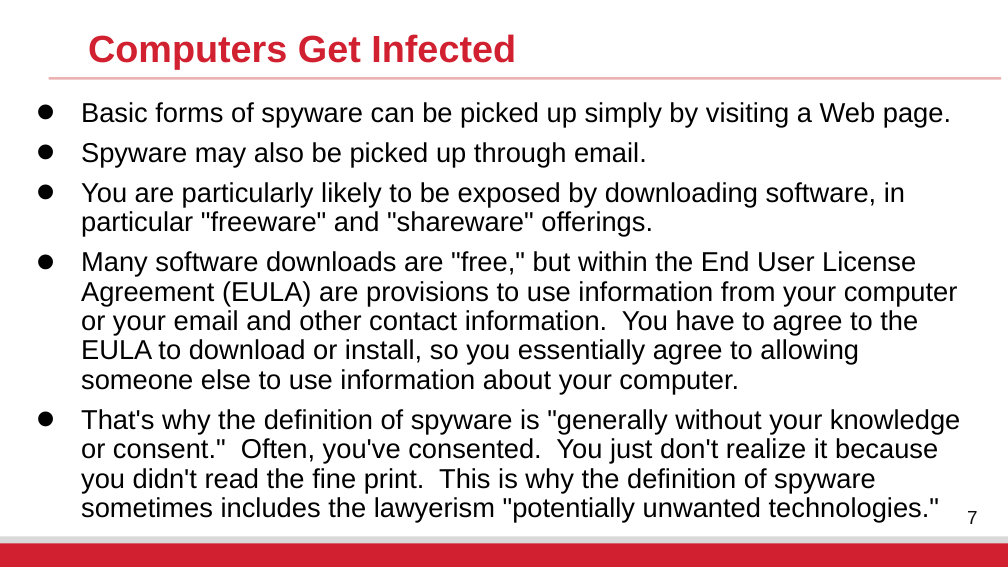
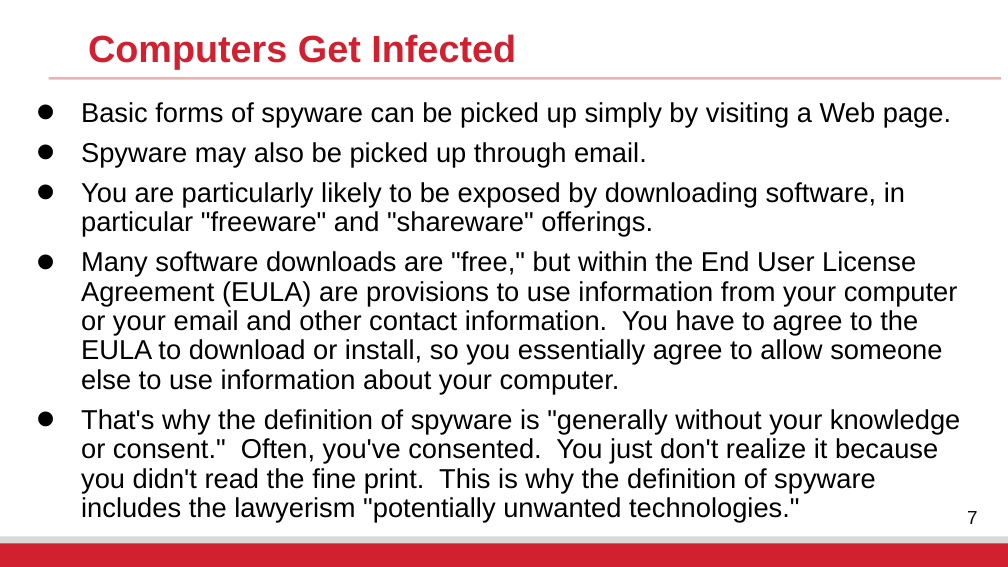
Before and after one commit to fangtian-zhong/fangtian-zhong.github.io, a slide deck: slide 7 of assets/slides/CSCI_591_Malicious_Code_Analysis_12.pptx. Drawn at 1008x567 pixels with LibreOffice and Linux fonts; fonts in the diff are those of the drawing; background and template pictures are left out. Boxes give left, top, right and bottom in pixels: in the first picture for what was removed or moved away, otherwise in the second. Text is boxed around its words. In the diff, an @@ line names an element or a change of style, - is before the commit and + after.

```diff
--- a/assets/slides/CSCI_591_Malicious_Code_Analysis_12.pptx
+++ b/assets/slides/CSCI_591_Malicious_Code_Analysis_12.pptx
@@ text at bbox=[81, 251, 961, 522]: text changed @@
-• Many software downloads are "free," but within the End User License Agreement (EULA) are provisions to use information from your computer or your email and other contact information. You have to agree to the EULA to download or install, so you essentially agree to allowing someone else to use information about your computer.
-• That's why the definition of spyware is "generally without your knowledge or consent." Often, you've consented. You just don't realize it because you didn't read the fine print. This is why the definition of spyware sometimes includes the lawyerism "potentially unwanted technologies."
+• Many software downloads are "free," but within the End User License Agreement (EULA) are provisions to use information from your computer or your email and other contact information. You have to agree to the EULA to download or install, so you essentially agree to allow someone else to use information about your computer.
+• That's why the definition of spyware is "generally without your knowledge or consent." Often, you've consented. You just don't realize it because you didn't read the fine print. This is why the definition of spyware includes the lawyerism "potentially unwanted technologies."
```
Also in this commit, not shown: 6 other slides changed.
